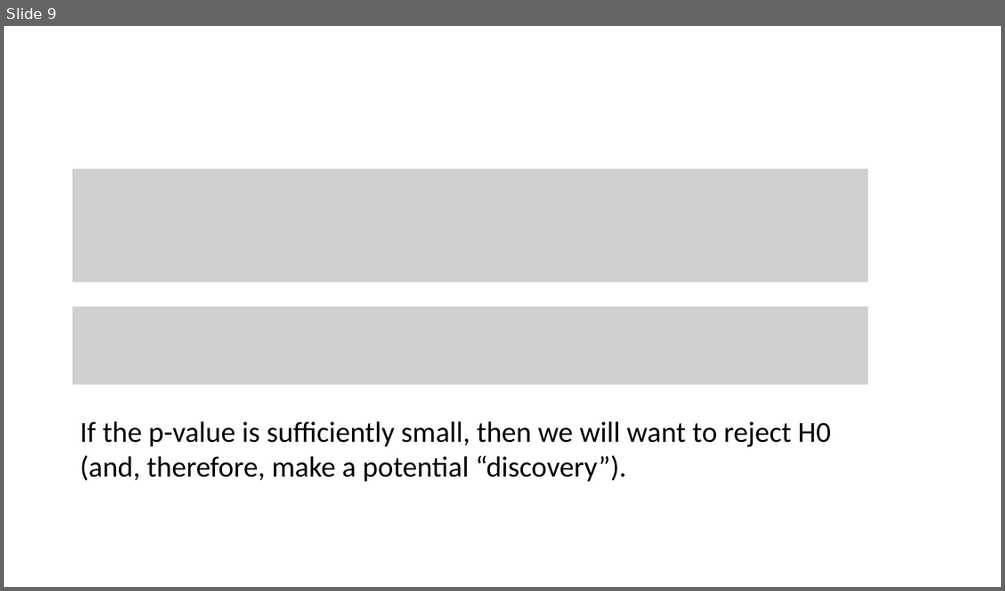
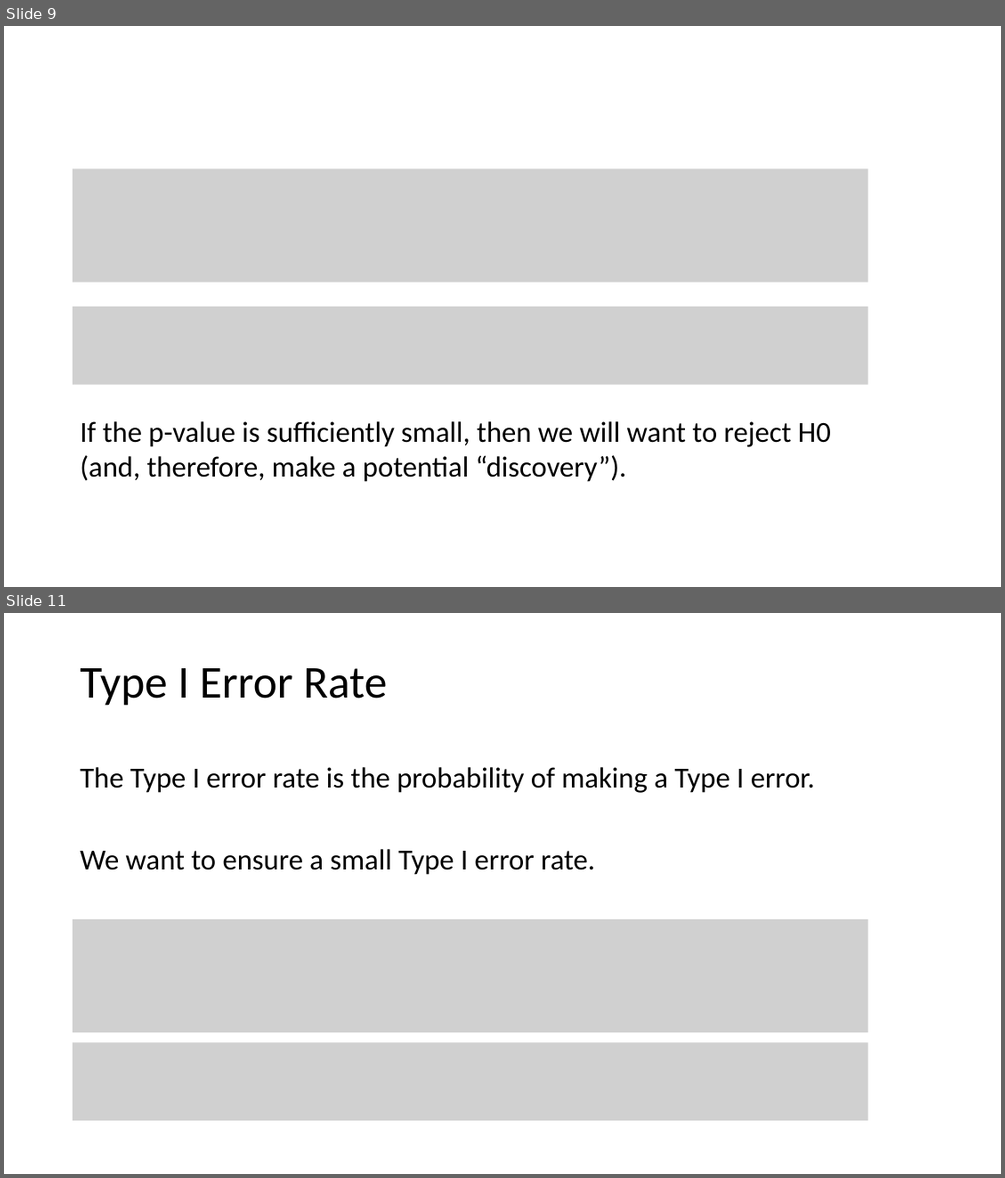
Before and after one commit to tianzheng4/tianzheng4.github.io, a slide deck: _umkc-teaching/slides/Lecture13.pptx. Shown one above the other, each under a label of ours: slide 9 before the commit, slides 9 and 11 after it; the slides between them are not shown. The pictures are 1005x591 and 1005x1178 pixels, drawn with LibreOffice and Linux fonts; fonts in the diff are those of the drawing; grey boxes stand for pictures. Boxes give left, top, right and bottom in pixels: in the first picture for what was removed or moved away, otherwise in the second. Text is boxed around its words. In the diff, an @@ line names an element or a change of style, - is before the commit and + after.

```diff
--- a/_umkc-teaching/slides/Lecture13.pptx
+++ b/_umkc-teaching/slides/Lecture13.pptx
@@ slide 11 added at [4, 613, 1001, 1174], background #FFFFFF @@
@@ title added at [80, 668, 387, 706], 44 pt, text #000000 @@
+Type I Error Rate
@@ text added at [80, 767, 815, 793], 28 pt, text #000000 @@
+The Type I error rate is the probability of making a Type I error.
@@ text added at [80, 849, 595, 875], 28 pt, text #000000 @@
+We want to ensure a small Type I error rate.
@@ picture added at [73, 919, 868, 1032] @@
@@ picture added at [73, 1042, 868, 1120] @@
```
Also in this commit, not shown: 11 other slides added, 2 slides removed, 3 other files.
